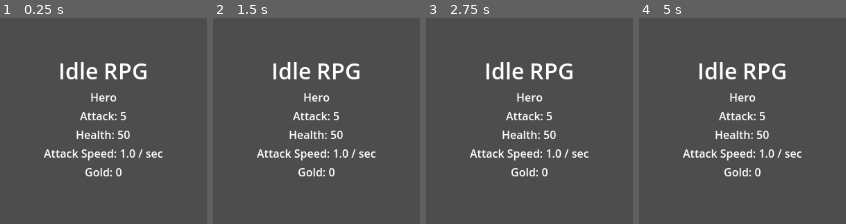
Above: before the commit, frames 1-4 (left to right).
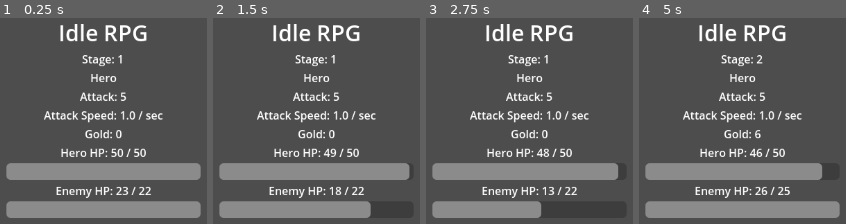
Above: after the commit, the same moments.

Repository: dragonx123/dbfr
Game: Godot game, scene res://scenes/Main.tscn
Same seed, same stepped clock (60 frames per second), same inputs: the game is played once before the commit and once after it.
Inputs:
- Up to frame 1 (0.25 s): no input
- Up to frame 2 (1.5 s): tap Enter at 0.5 s; tap Space at 1.25 s
- Up to frame 3 (2.75 s): no input
- Up to frame 4 (5 s): tap Enter at 2.75, 4.25 s; tap Space at 3.5 s

The runs differ from the first frame. In frame 1, 24% of the frame differs, in the area x 2-98%, y 2-98%; in frame 2, 22%; in frame 3, 21%; in frame 4, 24%.

Commit message:
Add enemy stats and auto-combat loop
- scripts/Enemy.gd: data-only enemy class, stats scale per stage using the
  GDD baseline formulas (HP: base*1.12^stage, gold: base*1.10^stage; enemy
  attack borrows the HP curve as a placeholder since the GDD doesn't pin
  that one down yet).
- GameState.gd: adds hero_current_health, tracked separately from
  max_health so combat can damage/heal it.
- Main.gd: real-time auto-combat loop — hero attacks on a timer driven by
  Attack Speed, enemy attacks back on a flat 1s interval. Enemy death
  awards gold and advances the stage; hero death respawns instantly at
  full HP on the same stage (no punishment, just lost time).
- Main.tscn: adds Stage label and health bars/labels for hero and enemy.

Diff:
--- a/scenes/Main.tscn
+++ b/scenes/Main.tscn
@@ -20,12 +20,18 @@
 anchor_bottom = 0.5
 grow_horizontal = 2
 grow_vertical = 2
+custom_minimum_size = Vector2(280, 0)
 alignment = 1
 
 [node name="TitleLabel" type="Label" parent="VBoxContainer"]
 layout_mode = 2
 theme_override_font_sizes/font_size = 32
 text = "Idle RPG"
+horizontal_alignment = 1
+
+[node name="StageLabel" type="Label" parent="VBoxContainer"]
+layout_mode = 2
+text = "Stage: 1"
 horizontal_alignment = 1
 
 [node name="HeroNameLabel" type="Label" parent="VBoxContainer"]
@@ -38,11 +44,6 @@
 text = "Attack: 0"
 horizontal_alignment = 1
 
-[node name="HealthLabel" type="Label" parent="VBoxContainer"]
-layout_mode = 2
-text = "Health: 0"
-horizontal_alignment = 1
-
 [node name="AttackSpeedLabel" type="Label" parent="VBoxContainer"]
 layout_mode = 2
 text = "Attack Speed: 0 / sec"
@@ -52,3 +53,27 @@
 layout_mode = 2
 text = "Gold: 0"
 horizontal_alignment = 1
+
+[node name="HeroHealthLabel" type="Label" parent="VBoxContainer"]
+layout_mode = 2
+text = "Hero HP: 0 / 0"
+horizontal_alignment = 1
+
+[node name="HeroHealthBar" type="ProgressBar" parent="VBoxContainer"]
+layout_mode = 2
+custom_minimum_size = Vector2(0, 24)
+max_value = 1.0
+value = 1.0
+show_percentage = false
+
+[node name="EnemyHealthLabel" type="Label" parent="VBoxContainer"]
+layout_mode = 2
+text = "Enemy HP: 0 / 0"
+horizontal_alignment = 1
+
+[node name="EnemyHealthBar" type="ProgressBar" parent="VBoxContainer"]
+layout_mode = 2
+custom_minimum_size = Vector2(0, 24)
+max_value = 1.0
+value = 1.0
+show_percentage = false
--- /dev/null
+++ b/scripts/Enemy.gd
@@ -0,0 +1,50 @@
+class_name Enemy
+extends RefCounted
+## Enemy.gd
+##
+## A lightweight, DATA-ONLY description of one enemy encounter — not a scene
+## or a node, just numbers. Combat doesn't need the enemy to exist visually
+## in the scene tree, so we skip that overhead: we just create a fresh
+## Enemy object each time one spawns, using the stage-scaling formulas from
+## docs/01-game-design-doc.md §4.
+##
+## `class_name Enemy` registers this as a global type, so anywhere in the
+## project can just write `Enemy.new(stage)` — no need to load/preload this
+## file first.
+
+## --- Baseline values the formulas scale from ---
+## The GDD baseline only pins down the *scaling curves* (e.g. "HP grows by
+## 1.12x per stage"), not the starting numbers — those are placeholder
+## guesses to start playtesting with, and will need real tuning once the
+## loop is playable.
+const BASE_HEALTH: float = 20.0
+const BASE_GOLD: float = 5.0
+const BASE_ATTACK: float = 1.0
+
+var stage: int
+var max_health: float
+var current_health: float
+var gold_reward: int
+var attack: float
+
+func _init(p_stage: int) -> void:
+	stage = p_stage
+
+	# Enemy HP by stage: base_HP * 1.12^stage
+	max_health = BASE_HEALTH * pow(1.12, stage)
+	current_health = max_health
+
+	# Gold drop: base_gold * 1.10^stage
+	gold_reward = int(round(BASE_GOLD * pow(1.10, stage)))
+
+	# Enemy attack (back at the hero): the GDD baseline doesn't define this
+	# curve yet, so it borrows the same 1.12^stage growth as HP as a
+	# starting point. Watch playtest feel and flag if fights feel too
+	# deadly (hero dies constantly) or too safe (Health stat never matters).
+	attack = BASE_ATTACK * pow(1.12, stage)
+
+func take_damage(amount: float) -> void:
+	current_health = max(0.0, current_health - amount)
+
+func is_dead() -> bool:
+	return current_health <= 0.0
--- a/scripts/Main.gd
+++ b/scripts/Main.gd
@@ -1,27 +1,102 @@
 extends Control
 ## Main.gd
 ##
-## Attached to the root node of scenes/Main.tscn — this is the very first
-## screen the game shows. Right now all it does is read the hero's stats
-## from the GameState autoload (see scripts/autoload/GameState.gd) and put
-## them into the on-screen labels, just so we can SEE that the data exists
-## and is readable from a scene. No combat, upgrades, or saving yet — those
-## come in later steps.
+## The main (and, for now, only) gameplay screen. Handles:
+##   - Displaying the hero's stats and gold (from GameState)
+##   - Running the auto-combat loop: the hero and the current enemy attack
+##     each other on their own independent timers — no player input needed
+##   - Spawning a new Enemy (see scripts/Enemy.gd) whenever one dies, and
+##     advancing the stage counter
+##   - Handling the hero "dying" (HP hits 0): they respawn instantly at
+##     full health, on the same stage. No extra punishment — this is an
+##     idle game, so failure should just cost a little time, not progress.
+##
+## NOT in this step yet: tap-to-damage, the upgrade screen, save/load,
+## offline earnings, prestige. Those come later, one at a time.
 
-## @onready means "wait until this node has actually entered the scene tree,
-## then grab this reference." The $ is shorthand for "find a child node at
-## this path relative to me."
+@onready var stage_label: Label = $VBoxContainer/StageLabel
 @onready var hero_name_label: Label = $VBoxContainer/HeroNameLabel
 @onready var attack_label: Label = $VBoxContainer/AttackLabel
-@onready var health_label: Label = $VBoxContainer/HealthLabel
 @onready var attack_speed_label: Label = $VBoxContainer/AttackSpeedLabel
 @onready var gold_label: Label = $VBoxContainer/GoldLabel
+@onready var hero_health_label: Label = $VBoxContainer/HeroHealthLabel
+@onready var hero_health_bar: ProgressBar = $VBoxContainer/HeroHealthBar
+@onready var enemy_health_label: Label = $VBoxContainer/EnemyHealthLabel
+@onready var enemy_health_bar: ProgressBar = $VBoxContainer/EnemyHealthBar
 
-## _ready() is a built-in Godot function: it runs once, automatically, the
-## moment this node and all its children have finished loading.
+## How often the enemy attacks the hero, in seconds. The hero has an
+## "Attack Speed" stat that controls how often THEY attack; enemies don't
+## have their own attack-speed stat in Phase 1, so this is just a flat
+## interval for every enemy.
+const ENEMY_ATTACK_INTERVAL: float = 1.0
+
+var current_enemy: Enemy
+var hero_attack_timer: float = 0.0
+var enemy_attack_timer: float = 0.0
+
 func _ready() -> void:
+	# Fresh start every time this screen loads: full health, from GameState's
+	## own max_health. (There's no save/load yet, so this always runs once.)
+	GameState.hero_current_health = GameState.max_health
+	_update_static_labels()
+	_spawn_enemy()
+
+## _process() is a built-in Godot function that runs once per rendered
+## frame; `delta` is how many seconds passed since the last frame. We use
+## it to advance both combat timers. This is normal for a real-time combat
+## loop — the CLAUDE.md rule against recalculating stats in _process() is
+## about not redoing the whole stat-block math every frame, not about
+## simple timers like this one.
+func _process(delta: float) -> void:
+	if current_enemy == null:
+		return
+
+	hero_attack_timer += delta
+	var hero_attack_interval: float = 1.0 / max(GameState.attack_speed, 0.01)
+	while hero_attack_timer >= hero_attack_interval:
+		hero_attack_timer -= hero_attack_interval
+		_hero_attacks()
+		if current_enemy == null:
+			return  # enemy just died; _spawn_enemy() already ran
+
+	enemy_attack_timer += delta
+	while enemy_attack_timer >= ENEMY_ATTACK_INTERVAL:
+		enemy_attack_timer -= ENEMY_ATTACK_INTERVAL
+		_enemy_attacks()
+
+	_update_combat_labels()
+
+func _hero_attacks() -> void:
+	current_enemy.take_damage(GameState.attack)
+	if current_enemy.is_dead():
+		GameState.gold += current_enemy.gold_reward
+		GameState.current_stage += 1
+		_spawn_enemy()
+
+func _enemy_attacks() -> void:
+	GameState.hero_current_health = max(0.0, GameState.hero_current_health - current_enemy.attack)
+	if GameState.hero_current_health <= 0.0:
+		GameState.hero_current_health = GameState.max_health  # instant respawn, same stage
+
+func _spawn_enemy() -> void:
+	current_enemy = Enemy.new(GameState.current_stage)
+	enemy_attack_timer = 0.0
+	_update_combat_labels()
+
+func _update_static_labels() -> void:
 	hero_name_label.text = GameState.hero_name
 	attack_label.text = "Attack: %d" % GameState.attack
-	health_label.text = "Health: %d" % GameState.max_health
 	attack_speed_label.text = "Attack Speed: %.1f / sec" % GameState.attack_speed
+
+func _update_combat_labels() -> void:
+	stage_label.text = "Stage: %d" % GameState.current_stage
 	gold_label.text = "Gold: %d" % GameState.gold
+
+	hero_health_label.text = "Hero HP: %d / %d" % [int(ceil(GameState.hero_current_health)), GameState.max_health]
+	hero_health_bar.max_value = GameState.max_health
+	hero_health_bar.value = GameState.hero_current_health
+
+	if current_enemy:
+		enemy_health_label.text = "Enemy HP: %d / %d" % [int(ceil(current_enemy.current_health)), int(current_enemy.max_health)]
+		enemy_health_bar.max_value = current_enemy.max_health
+		enemy_health_bar.value = current_enemy.current_health
--- a/scripts/autoload/GameState.gd
+++ b/scripts/autoload/GameState.gd
@@ -29,6 +29,14 @@
 var max_health: int = 50
 var attack_speed: float = 1.0  # attacks per second
 
-## --- Economy / progression (placeholders — not wired up yet) ---
+## --- Economy / progression ---
 var gold: int = 0
 var current_stage: int = 1
+
+## --- Combat state ---
+## The hero's CURRENT health during combat — separate from max_health above,
+## which is the ceiling. This goes down when the enemy lands a hit, and gets
+## reset to max_health when the hero "respawns" after dying (see Main.gd).
+## Float, not int, because damage amounts may end up fractional once stat
+## scaling/upgrades are added.
+var hero_current_health: float = float(max_health)
